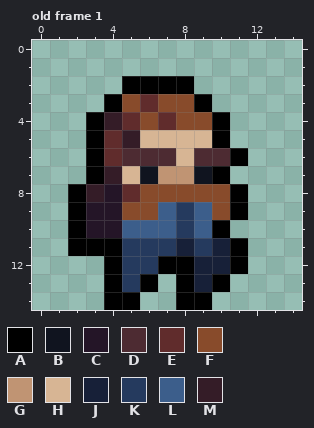
A pixel-art file gets an edit: entities/enemies/villager/villager.ase. That is the earlier state.
15x15 pixels, 1 frame. Shown: old frame 1. The commit also changed other frames, which this record leaves out.
Palette (. is transparent): A #000000  B #10141f  C #241527  D #4d2b32  E #602c2c  F #884b2b  G #c09473  H #d7b594  J #172038  K #253a5e  L #3c5e8b  M #341c27
Pixels before, old frame 1, first column x 2:
 2 ...AAAA...
 3 ..AFEFFA..
 4 .AMEFEFFA.
 5 .AEMHHHHA.
 6 .AEDDDHDDA
 7 .AMHBGGBA.
 8 AMCEFFFFFA
 9 ACCFFLKLFA
10 ACCLLLKLA.
11 AAAKKKJKJA
12 ..AKKAAJJA
13 ..AKA.AJA.
14 ..AA..AA..
After:
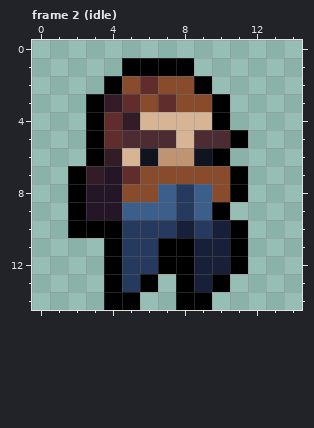
A new or re-ordered frame is compared with the old frame closest to it.
Edits made:
frames 1 -> 6
Changed rows in their new state; - is an unchanged pixel.
Frame 2 (idle) is new; against old frame 1:
first column x 2:
 1 ---AAAA---
 2 --AFEFFA--
 3 -AMEFE-FA-
 4 --EMHHHH--
 5 ---DDD-DDA
 6 --MHBGGBA.
 7 AMCEFFFFFA
 8 -C-F-LKL--
 9 ---LL---A.
10 -AAKKKJKJA
11 ..---AAJ--
Pixel boxes of the changes (left, top, right, bottom) in both pictures:
changed: (68, 58, 248, 256)
